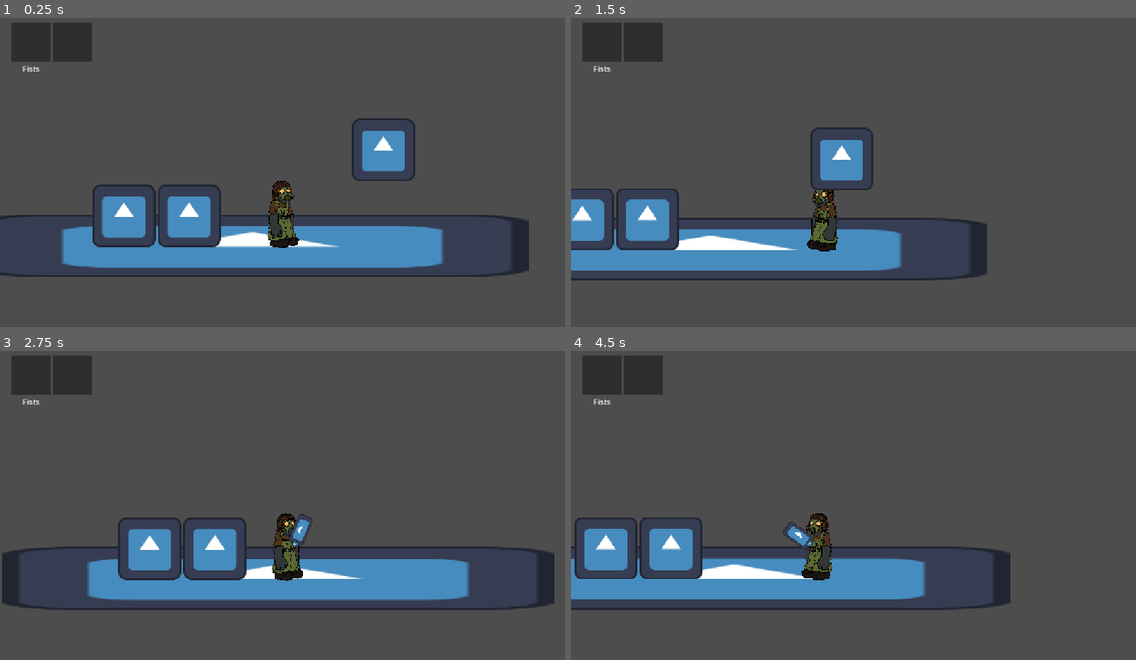
Above: before the commit, frames 1-4 (two rows, left to right).
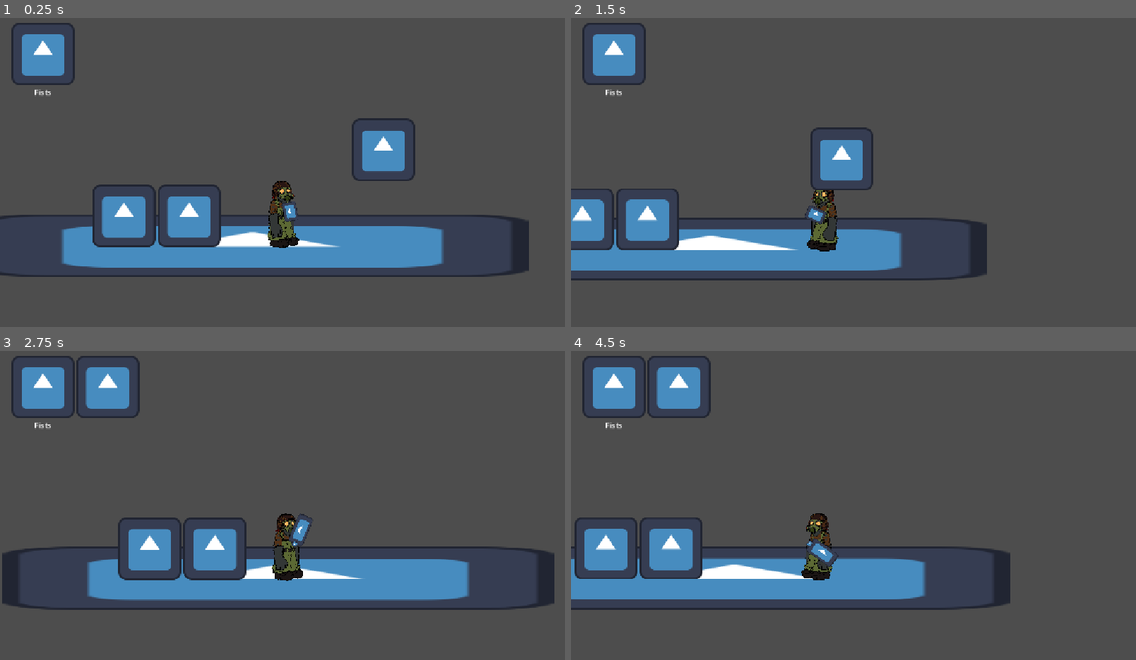
Above: after the commit, the same moments.

Repository: Jqmmy/Jam-game
Game: Godot game, scene res://Scenes/main.tscn
Same seed, same stepped clock (60 frames per second), same inputs: the game is played once before the commit and once after it. The project has no main scene, so this scene is started directly. The engine's default icon, where the game draws it, is replaced by a stand-in: a white triangle on a blue panel in a dark square.
Inputs (mouse positions are in pixels of both pictures, inside the frame that each line leads up to):
- Up to frame 1 (0.25 s): no input
- Up to frame 2 (1.5 s): tap Enter (ui_accept) at 0.5, 0.77 s; move the mouse to (955, 153) at 0.52 s; hold 1 (weapon 1) 0.53-1.28 s; hold D (right) from 0.53 s (still down); tap 2 (weapon 2) at 0.8, 1.35 s; move the mouse to (740, 184) at 1.27 s
- Up to frame 3 (2.75 s): tap Enter (ui_accept) at 1.52 s; tap 1 (weapon 1) at 1.55 s; move the mouse to (339, 431) at 2.02 s; release D (right) at 2.03 s; hold A (left) from 2.03 s (still down); hold 2 (weapon 2) from 2.03 s (still down); tap E (interact) at 2.1 s
- Up to frame 4 (4.5 s): move the mouse to (825, 564) at 2.77 s; release A (left) at 2.78 s; release 2 (weapon 2) at 2.78 s; hold D (right) 2.78-4.28 s; click (825, 564) at 2.85 s; tap Enter (ui_accept) at 3.02, 3.77 s; tap 1 (weapon 1) at 3.05 s; move the mouse to (1023, 548) at 3.52 s; hold 1 (weapon 1) 3.53-4.28 s; tap 2 (weapon 2) at 3.8, 4.35 s; move the mouse to (684, 452) at 4.27 s; hold A (left) from 4.28 s (still down)

The runs differ from the first frame. In frame 1, 2.2% of the frame differs, in the area x 2-53%, y 1-66%; in frame 2, 2.2%; in frame 3, 3.3%; in frame 4, 3.7%, in the area x 2-48%, y 1-70%.

Commit message:
added inventory logic for weapons

Diff:
--- a/Prefabs/Player stuff/player.tscn
+++ b/Prefabs/Player stuff/player.tscn
@@ -1,7 +1,8 @@
-[gd_scene load_steps=5 format=3 uid="uid://jc1p0uslb4co"]
+[gd_scene load_steps=6 format=3 uid="uid://jc1p0uslb4co"]
 
 [ext_resource type="Script" uid="uid://dejecgscw78vv" path="res://Scripts/player.gd" id="1_h8clt"]
 [ext_resource type="Texture2D" uid="uid://6n3koaaaegfk" path="res://Assets/placeholder_sprite.png" id="2_nc2p3"]
+[ext_resource type="PackedScene" uid="uid://dhckvdv114mqy" path="res://Prefabs/weapons/fists.tscn" id="3_nc2p3"]
 [ext_resource type="Script" uid="uid://ps82lbkabapc" path="res://Scripts/traps_loader.gd" id="3_v8br1"]
 
 [sub_resource type="CapsuleShape2D" id="CapsuleShape2D_vx084"]
@@ -34,6 +35,8 @@
 unique_name_in_owner = true
 position = Vector2(15, -74)
 
+[node name="Fists" parent="hands" instance=ExtResource("3_nc2p3")]
+
 [node name="AnimationPlayer" type="AnimationPlayer" parent="."]
 
 [node name="traps_loader" type="Node" parent="."]
@@ -60,26 +63,26 @@
 offset_right = 164.0
 offset_bottom = 107.0
 
-[node name="VBoxContainer" type="VBoxContainer" parent="CanvasLayer/Control/weapons Container"]
+[node name="slot 1" type="VBoxContainer" parent="CanvasLayer/Control/weapons Container"]
 layout_mode = 2
 
-[node name="weapon slot 1" type="PanelContainer" parent="CanvasLayer/Control/weapons Container/VBoxContainer"]
+[node name="weapon slot 1" type="TextureRect" parent="CanvasLayer/Control/weapons Container/slot 1"]
 custom_minimum_size = Vector2(80, 80)
 layout_mode = 2
 
-[node name="Label" type="Label" parent="CanvasLayer/Control/weapons Container/VBoxContainer"]
+[node name="Label" type="Label" parent="CanvasLayer/Control/weapons Container/slot 1"]
 layout_mode = 2
 text = "Fists"
 horizontal_alignment = 1
 
-[node name="VBoxContainer2" type="VBoxContainer" parent="CanvasLayer/Control/weapons Container"]
+[node name="slot 2" type="VBoxContainer" parent="CanvasLayer/Control/weapons Container"]
 layout_mode = 2
 
-[node name="weapon slot 1" type="PanelContainer" parent="CanvasLayer/Control/weapons Container/VBoxContainer2"]
+[node name="weapon slot 2" type="TextureRect" parent="CanvasLayer/Control/weapons Container/slot 2"]
 custom_minimum_size = Vector2(80, 80)
 layout_mode = 2
 
-[node name="Label" type="Label" parent="CanvasLayer/Control/weapons Container/VBoxContainer2"]
+[node name="Label" type="Label" parent="CanvasLayer/Control/weapons Container/slot 2"]
 layout_mode = 2
 horizontal_alignment = 1
 
--- a/Prefabs/weapons/shotgun.tscn
+++ b/Prefabs/weapons/shotgun.tscn
@@ -12,7 +12,6 @@
 weapon_name = "Shotgun"
 description = "Close range weapon that deals huge damage. Deals less damage the more enemies that are in range."
 damage = 50
-player_width = 60.0
 
 [node name="Area2D" type="Area2D" parent="." index="0"]
 
--- a/Scripts/Classes/Weapon.gd
+++ b/Scripts/Classes/Weapon.gd
@@ -6,13 +6,14 @@
 @export var damage:int = 10
 @export var reload_speed:float
 @export var rate_of_fire:float
-@export var player_width:float
+@export var texture_width:float
 @export var sprite2d:Sprite2D
 
 
 
 var hands_resting_pos:Vector2
 var hands
+var current_weapon:bool = true
 enum directions {
 	LEFT,
 	RIGHT
@@ -27,7 +28,7 @@
 	hands = get_parent()
 
 func _input(_event: InputEvent) -> void:
-	if !Engine.is_editor_hint():
+	if current_weapon:
 		if Input.is_action_just_pressed("use weapon"):
 			used_weapon.emit()
 		if Input.is_action_pressed("use weapon"):
@@ -36,8 +37,10 @@
 func flip_weapon(direction:directions):
 	if direction == directions.LEFT:
 		hands.position.x = -hands_resting_pos.x
+		#replace the assignment with sprite2d.texture.get_width() in the future
+		sprite2d.position.x = texture_width
 		sprite2d.flip_h = true
-		sprite2d.position.x = 0
 	elif direction == directions.RIGHT:
 		hands.position.x = hands_resting_pos.x
+		sprite2d.position.x = 0
 		sprite2d.flip_h = false
--- a/Scripts/fists.gd
+++ b/Scripts/fists.gd
@@ -1,14 +1,20 @@
 extends Weapon
 
+@onready var area_2d: Area2D = $Area2D
+@onready var sprite_2d: Sprite2D = $Sprite2D
 
 # Called when the node enters the scene tree for the first time.
 func _ready() -> void:
 	used_weapon.connect(on_used_weapon)
 
+func _process(delta: float) -> void:
 
-# Called every frame. 'delta' is the elapsed time since the previous frame.
-func _process(delta: float) -> void:
-	pass
+	if sprite_2d.flip_h == true:
+		area_2d.position.x = -60
+	else:
+		area_2d.position.x = 0
 
 func on_used_weapon():
-	pass
+	for enemy in area_2d.get_overlapping_bodies():
+		if enemy.is_in_group("enemy"):
+			enemy.health -= damage
--- a/Scripts/player.gd
+++ b/Scripts/player.gd
@@ -5,6 +5,8 @@
 @onready var sprite_2d: Sprite2D = $Sprite2D
 @onready var ray_cast_2d: RayCast2D = $RayCast2D
 @onready var traps_loader: Node = $traps_loader
+@onready var weapon_slot_1: TextureRect = $"CanvasLayer/Control/weapons Container/slot 1/weapon slot 1"
+@onready var weapon_slot_2: TextureRect = $"CanvasLayer/Control/weapons Container/slot 2/weapon slot 2"
 
 var health:int = 100
 
@@ -13,7 +15,16 @@
 var camera_move_offset:float = 75
 var camera_move_offset_up:float = 200
 var resting_hands_pos:Vector2
-var current_weapon:Weapon
+var current_weapon:Weapon:
+	set(value):
+		current_weapon = value
+		for weapon in weapons:
+			if weapon == current_weapon:
+				weapon.current_weapon = true
+				weapon.show()
+			else:
+				weapon.hide()
+				weapon.current_weapon = false
 var weapons:Array[Weapon] = []
 
 
@@ -21,12 +32,22 @@
 func _ready() -> void:
 	for weapon in hands.get_children():
 		weapons.append(weapon)
+		weapon_slot_1.texture = weapon.sprite2d.texture
 	resting_hands_pos = hands.position
 
 func _process(delta: float) -> void:
 	ray_cast_2d.look_at(get_global_mouse_position())
 
-func add_weapon(weapon:Node2D):
+func _input(event: InputEvent) -> void:
+	if event.is_action_pressed("weapon 1"):
+		current_weapon = weapons[0]
+	if event.is_action_pressed("weapon 2"):
+		if weapons.size() > 1:
+			current_weapon = weapons[1]
+
+func add_weapon(weapon:Weapon):
+	weapons.append(weapon)
+	weapon_slot_2.texture = weapon.sprite2d.texture
 	hands.add_child(weapon)
 
 
--- a/Scripts/shotgun.gd
+++ b/Scripts/shotgun.gd
@@ -11,11 +11,9 @@
 func _process(delta: float) -> void:
 
 	if sprite_2d.flip_h == true:
-		area_2d.position.x = - 350
-		sprite_2d.position.x = -60
+		area_2d.position.x = - 380
 	else:
 		area_2d.position.x = 0
-		sprite_2d.position.x = 0
 
 func on_use_weapon():
 	var enemies_shot:int = 0
